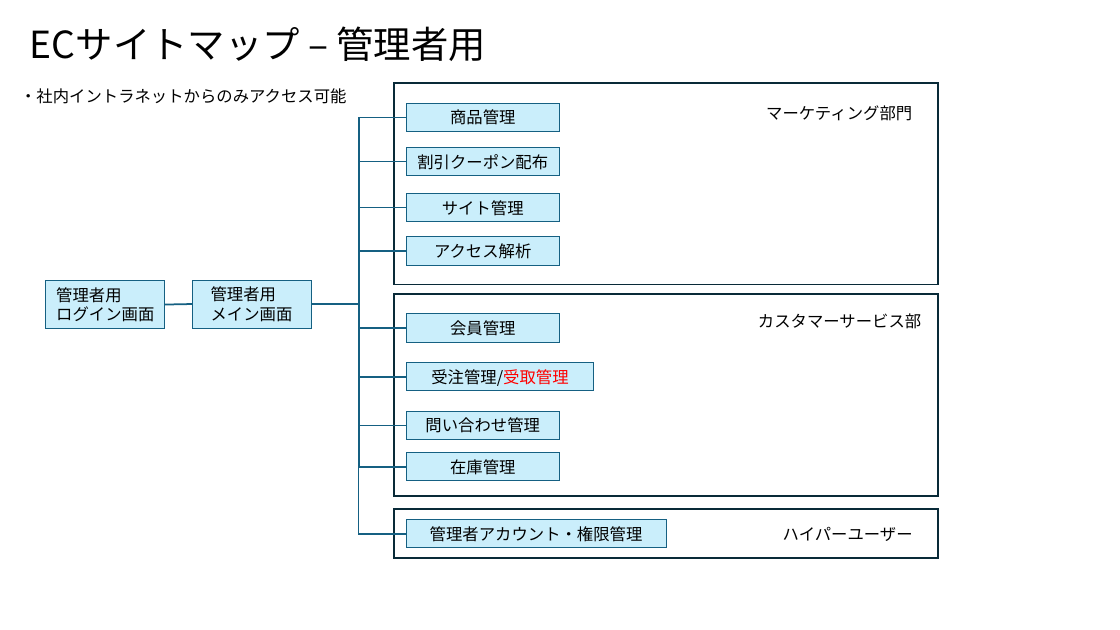
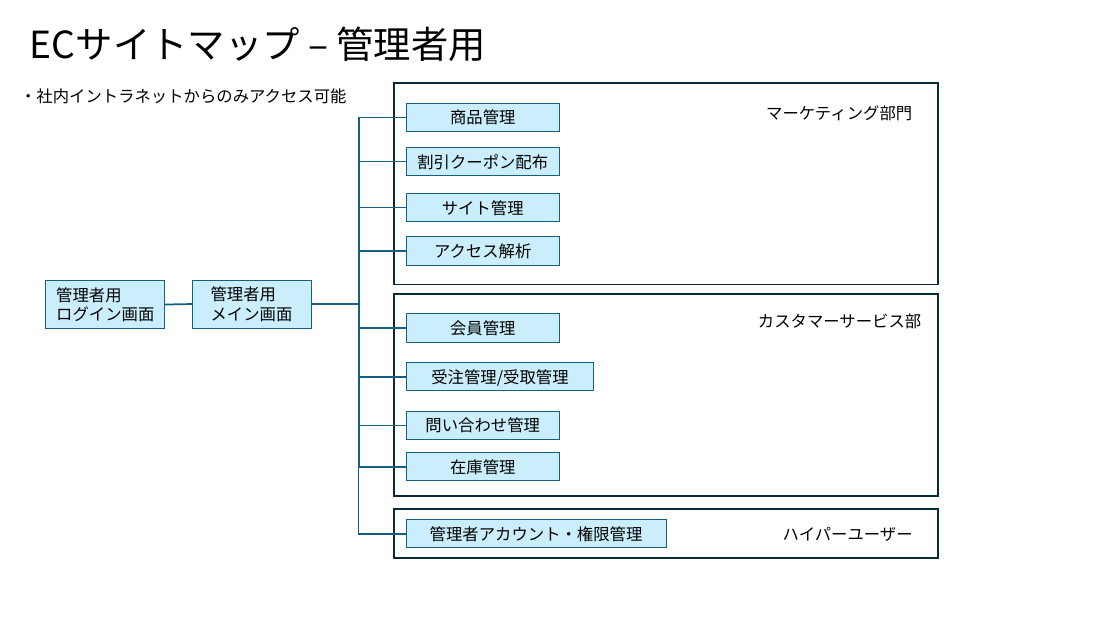
Before and after one commit to NaoyaIshizumi-Pasona/pm-cause-ec, a slide deck: slide 3 of 提案書/別紙3_ECサイトマップ.pptx. Drawn at 1120x630 pixels with LibreOffice and Linux fonts; fonts in the diff are those of the drawing. Boxes give left, top, right and bottom in pixels: in the first picture for what was removed or moved away, otherwise in the second. Text is boxed around its words. In the diff, an @@ line names an element or a change of style, - is before the commit and + after.

```diff
--- a/提案書/別紙3_ECサイトマップ.pptx
+++ b/提案書/別紙3_ECサイトマップ.pptx
@@ rectangle "受注管理/受取管理" at bbox=[407, 363, 594, 392]: text colour #FF0000 to #000000 in "受注管理/受取管理" @@
```
Also in this commit, not shown: 3 other files.
